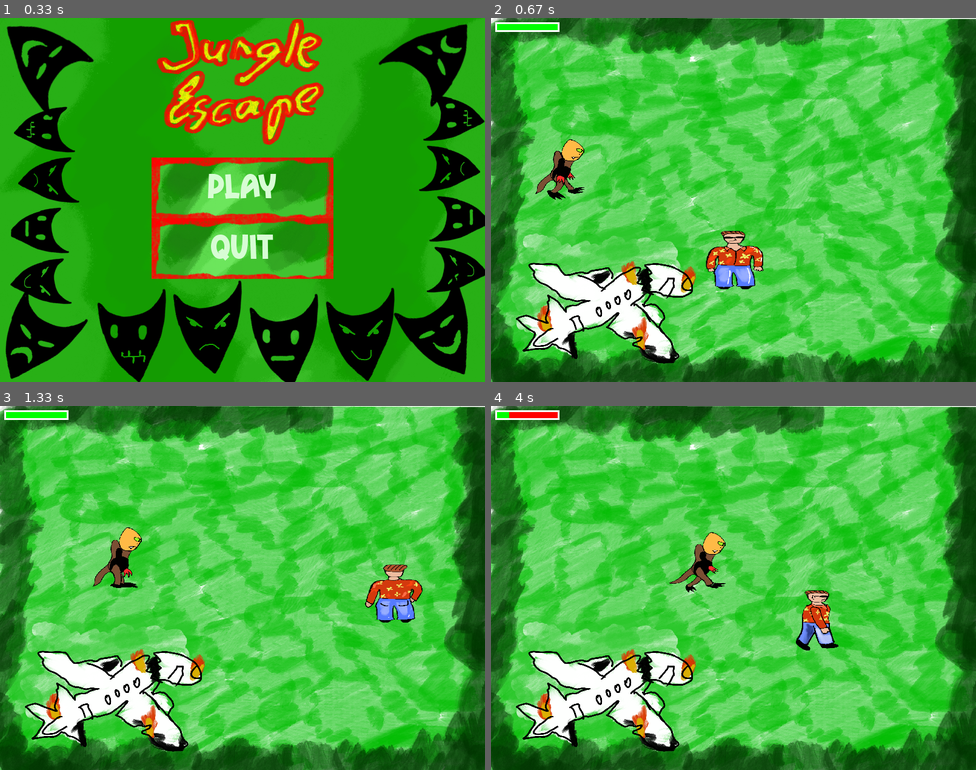
Above: before the commit, frames 1-4 (two rows, left to right).
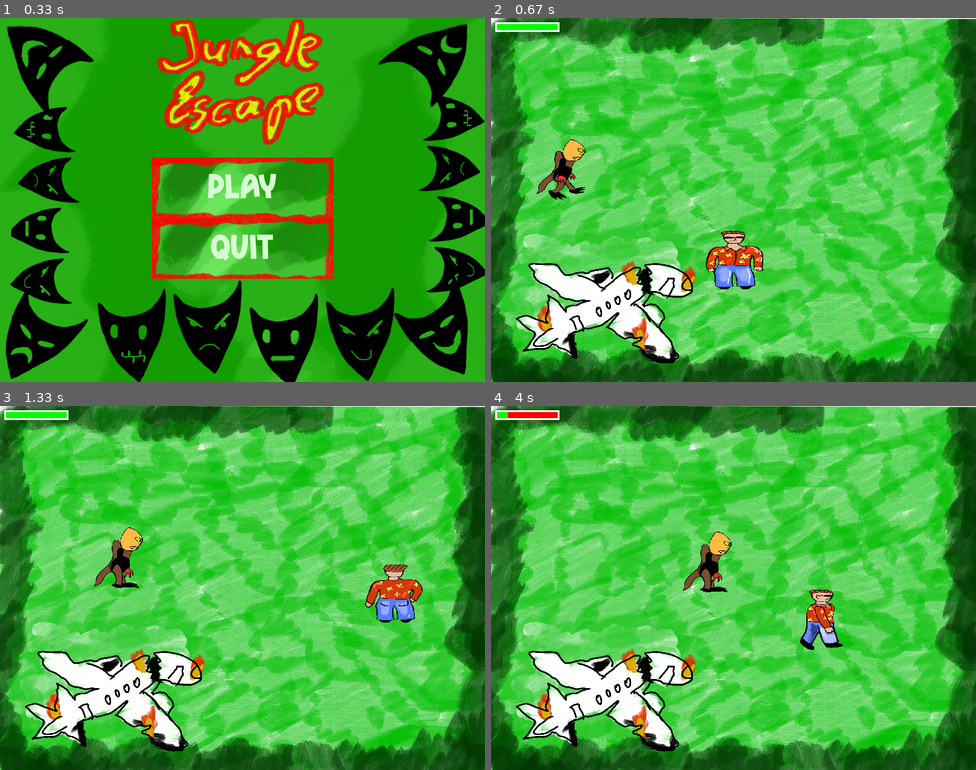
Above: after the commit, the same moments.

Repository: sartep1996/Final_Project_PyGame
Game: pygame game, started from main_menu.py
The game is run twice, just before and just after one commit, with the same random seed, the same clock (stepped at 60 frames per second) and the same inputs.
Inputs (mouse positions are in pixels of both pictures, inside the frame that each line leads up to):
- Up to frame 1 (0.33 s): no input
- Up to frame 2 (0.67 s): click "PLAY" at 0.38 s
- Up to frame 3 (1.33 s): hold D 0.67-1.13 s; move the mouse to (223, 602) at 0.7 s; hold W from 1.17 s (still down)
- Up to frame 4 (4 s): release W at 1.47 s; hold D 1.5-1.97 s; hold A 2-2.53 s; hold S 2.57-2.87 s; hold A 2.9-3.3 s; hold W 3.33-3.7 s; hold D from 3.73 s (still down)

Frame 1 is identical in both runs. In frame 2, 0.3% of the frame differs, in the area x 9-20%, y 33-50%; in frame 3, 0.3%; in frame 4, 1.6%, in the area x 3-73%, y 1-68%.

Commit message:
added player w/ pistol sprites

Diff:
--- a/global_functions.py
+++ b/global_functions.py
@@ -62,11 +62,3 @@
             obj2.top = BOUNDRY_TOP
         elif obj2.bottom > BOUNDRY_BOTTOM:
             obj2.bottom = BOUNDRY_BOTTOM
-
-
-def player_taking_damage(health, damage):
-    health -= damage
-    if health <= 0:
-        health = 0
-
-    return health
--- a/main_menu.py
+++ b/main_menu.py
@@ -58,7 +58,8 @@
                     from player_movement import player
                     from monster_1 import monster1
                     player.reset(350, 350)
-                    monster1.reset(player_rect=player.player_rect, screen = SCREEN)
+                    monster1.monster_patrol_left_right()
+                    monster1.reset(player.player_rect, SCREEN, 200, 200)
                     main_game_lvl_1()
 
                 if QUIT_BUTTON.checkForInput(MENU_MOUSE_POS):
--- a/main_play.py
+++ b/main_play.py
@@ -22,7 +22,7 @@
     from monster_1 import monster1
     monster1.set_position(200, 200)
     from background_objects import plane_b_object
-    from global_functions import collision_with_static_object, collision_with_moving_object, player_taking_damage
+    from global_functions import collision_with_static_object, collision_with_moving_object
     from boundries import boundries
 
     screen_rect = screen.get_rect()
@@ -56,7 +56,9 @@
             if damage > 0:
                 player.take_damage(damage)
 
+        # monster1.set_position(200, 200)
         monster1.monster_update(player.player_rect, screen)
+
         boundries(player.player_rect)
         boundries(monster1.monster_rect)
         collision_with_static_object(player.player_rect, plane_b_object_rect, 10)
--- a/monster_1.py
+++ b/monster_1.py
@@ -51,6 +51,7 @@
         self.patrol_mode = True
         self.monster_is_attacking = False
         self.attack_damage = 0
+        self.should_reset_patrol = False
 
         # self.check_collision = True
 
@@ -66,6 +67,12 @@
 
 
     def monster_update(self, player_rect, screen):
+
+
+        self.should_reset_patrol = True
+
+        if self.should_reset_patrol:
+            self.patrol_mode = True
 
         self.monster_patrol_left_right()
 
@@ -181,36 +188,6 @@
                     self.direction = 0
                     self.last_moved = self.monster_image_up_still
 
-    def reset(self, player_rect, screen):
-        self.monster_update(player_rect, screen)
-
-
-
-
-
-
-    # def monster_follow_player(self, player_rect):
-    #     LERP_FACTOR      = 0.05
-    #     minimum_distance = 127
-    #     maximum_distance = 150
-
-    #     player_vector = pg.math.Vector2(player_rect.center)
-    #     monster_vector = pg.math.Vector2(self.monster_rect.center)
-    #     new_monster_vector = pg.math.Vector2(self.monster_rect.center)
-
-    #     distance = monster_vector.distance_to(player_vector)
-    #     direction_vector = player_vector - monster_vector
-    #     if distance > minimum_distance:
-    #         direction_vector /= distance
-    #         min_step = max(0, distance - maximum_distance)
-    #         max_step = distance - minimum_distance
-    #         step_distance = min_step + (max_step - min_step) * LERP_FACTOR
-    #         new_monster_vector = monster_vector + direction_vector * step_distance
-
-    #     self.monster_rect.center = (new_monster_vector.x, new_monster_vector.y)
-
-
-    #     self.folowing_monster_sprites_update(player_rect, distance)
 
 
     def monster_follow_player(self, player_rect):
@@ -367,6 +344,13 @@
             self.is_monster_image = False
 
 
+    def reset(self, player_rect, screen, x, y):
+        self.set_position(x, y)
+        self.should_reset_patrol = True
+        self.patrol_mode = True
+        self.monster_update(player_rect, screen)
+
+
 
 monster_image_path_raw_down = 'Images/Monster_1_sprites/monster_down_still.png'
 monster_image_down_path_1 = 'Images/Monster_1_sprites/monster_down_1.png'
--- a/player_movement.py
+++ b/player_movement.py
@@ -3,7 +3,9 @@
 
 #test player
 class Player(pg.sprite.Sprite):
-    def __init__(self, player_image_path_1, player_image_pat …(680 unchanged characters)…  player_image_death_path_final, position ):
+    def __init__(self, player_image_path_1, player_image_pat …(680 unchanged characters)…  player_image_death_path_final, position
+
+                  ):
         super().__init__()
         self.player_still_raw = pg.image.load(player_image_path_raw).convert_alpha()
 
@@ -328,7 +330,7 @@
         self.player_rect.topleft = (x, y)
         self.health = 100
 
-
+# UNARMED
 player_image_path_raw = 'Images/Player_sprites/player_still.png'
 player_image_path_1 = 'Images/Player_sprites/player_down_1.png'
 player_image_path_2 = 'Images/Player_sprites/player_down_2.png'
@@ -364,6 +366,7 @@
 player_image_death_path_1 = 'Images/Player_sprites/player_death_1.png'
 player_image_death_path_2 = 'Images/Player_sprites/player_death_2.png'
 player_image_death_path_final = 'Images/Player_sprites/player_death_final.png'
+# UNARMED
 
 
 player = Player(player_image_path_1, player_image_path_2, player_image_path_raw, player_image_up_path_1, player_image_u …(655 unchanged characters)…
Binary file added: Images/Player_sprites_pistol/player_down_1_p.png
Binary file added: Images/Player_sprites_pistol/player_down_2_p.png
Binary file added: Images/Player_sprites_pistol/player_down_still_p.png
Binary file added: Images/Player_sprites_pistol/player_downleft_1_p.png
Binary file added: Images/Player_sprites_pistol/player_downleft_2_p.png
Binary file added: Images/Player_sprites_pistol/player_downleft_still.png
Binary file added: Images/Player_sprites_pistol/player_downright_1_p.png
Binary file added: Images/Player_sprites_pistol/player_downright_2_p.png
Binary file added: Images/Player_sprites_pistol/player_downright_still_p.png
Binary file added: Images/Player_sprites_pistol/player_left_1_p.png
Binary file added: Images/Player_sprites_pistol/player_left_2_p.png
Binary file added: Images/Player_sprites_pistol/player_left_still_p.png
(and 12 more such lines)
